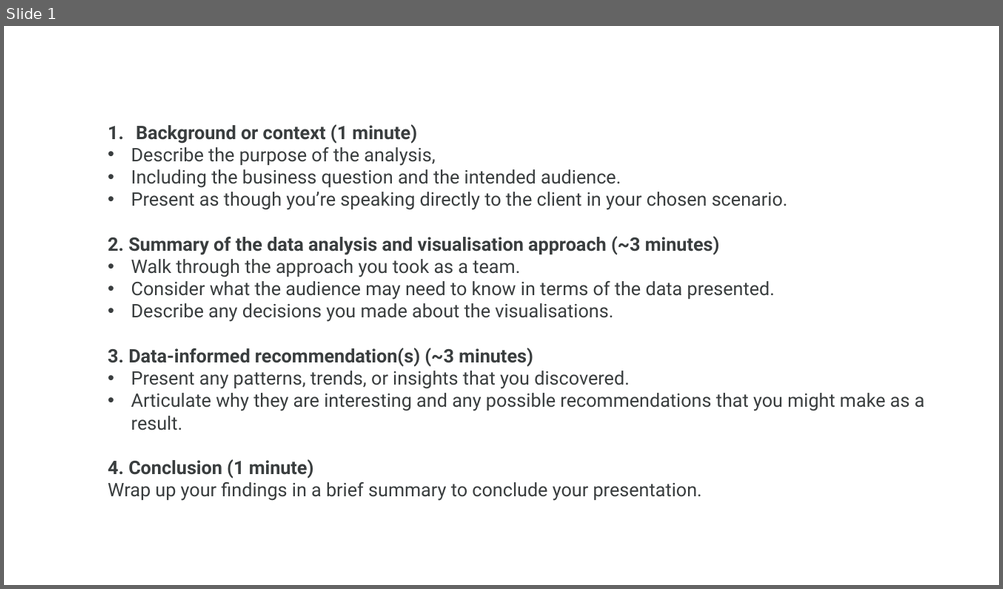
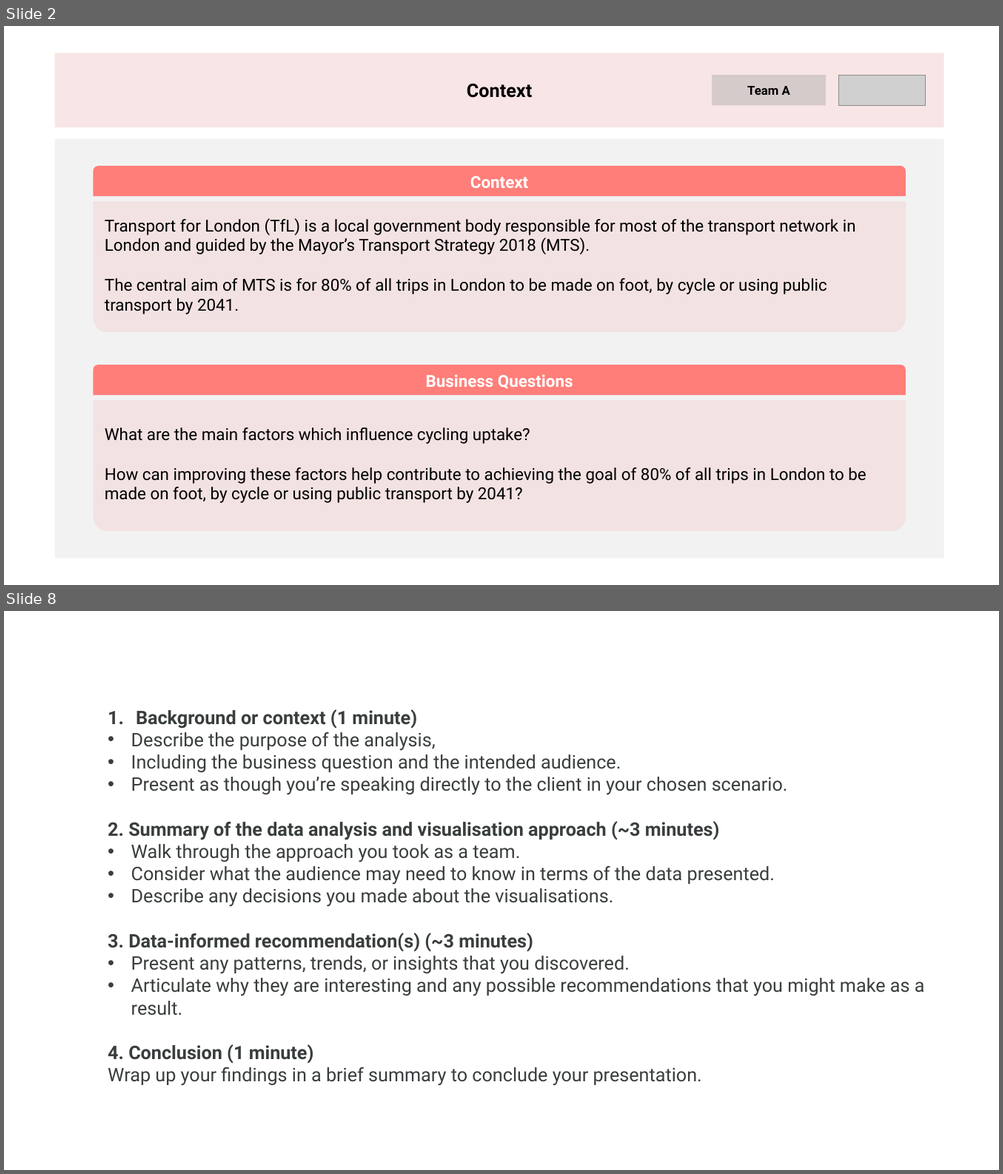
Before and after one commit to SanaFed/CO3_LSE-Employer-Project, a slide deck: Team 10 - Low Fidelity Presentation.pptx. Shown one above the other, each under a label of ours: slide 1 before the commit, slides 2 and 8 after it; the slides between them are not shown. The pictures are 1003x589 and 1003x1174 pixels, drawn with LibreOffice and Linux fonts; fonts in the diff are those of the drawing; grey boxes stand for pictures. Boxes give left, top, right and bottom in pixels: in the first picture for what was removed or moved away, otherwise in the second. Text is boxed around its words. In the diff, an @@ line names an element or a change of style, - is before the commit and + after.

```diff
--- a/Team 10 - Low Fidelity Presentation.pptx
+++ b/Team 10 - Low Fidelity Presentation.pptx
@@ slide 2 added at box(4, 26, 999, 585), background #FFFFFF @@
@@ rectangle added at box(55, 53, 944, 127), fill #C00000 at 10% opacity, 18 pt, text #000000, bold @@
+Context
@@ rounded rectangle added at box(711, 76, 825, 106), fill #A6A6A6 at 41% opacity, 12 pt, text #000000, bold @@
+Team A
@@ picture added at box(839, 76, 925, 106) @@
@@ rectangle added at box(55, 138, 944, 558), fill #F2F2F2 @@
@@ group added at box(93, 167, 905, 532): 4 round same rects @@
+Transport for London (TfL) is a local government body responsible for most of the transport network in London and guided by the Mayor’s Transport Strategy 2018 (MTS).
+The central aim of MTS is for 80% of all trips in London to be made on foot, by cycle or using public transport by 2041.
+Context
+What are the main factors which influence cycling uptake?
+How can improving these factors help contribute to achieving the goal of 80% of all trips in London to be made on foot, by cycle or using public transport by 2041?
+Business Questions
@@ what was slide 1 is now slide 8 @@
```
Also in this commit, not shown: 7 other slides added, 1 slide removed.
